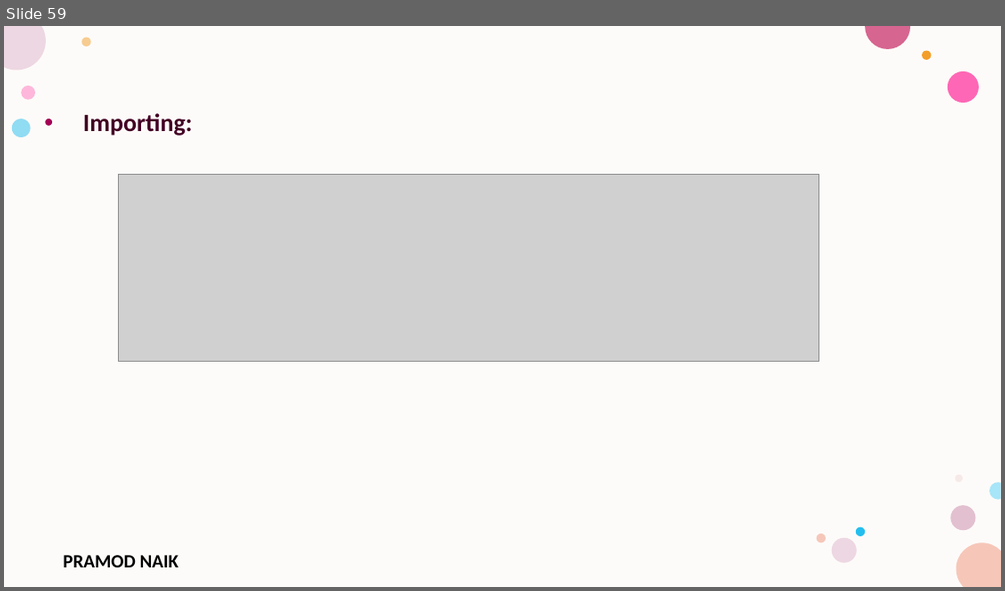
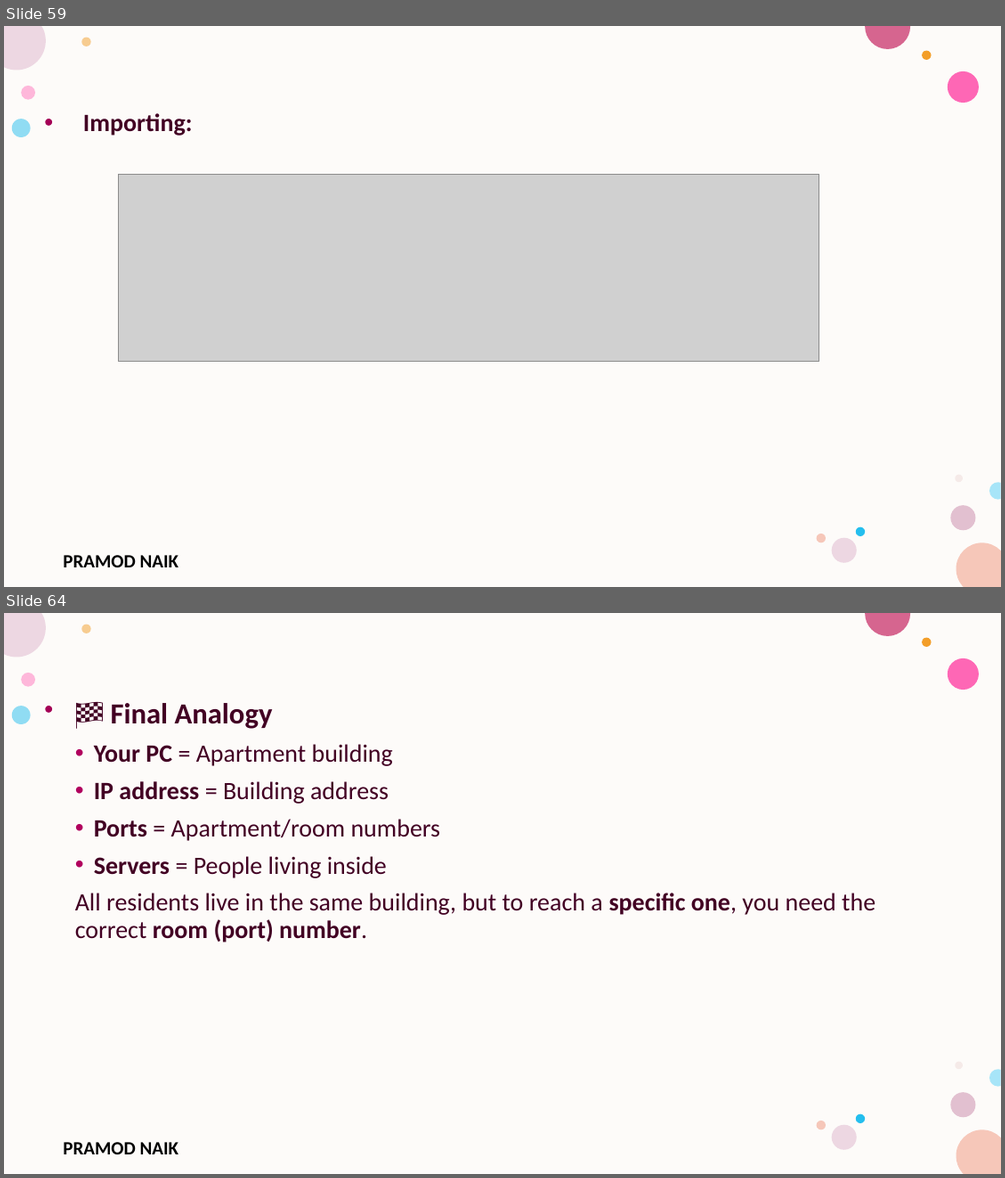
Before and after one commit to PRAMODNAIK-DEV/Node.js-Hands-on-Workshop, a slide deck: Node.js-Hands-on-Workshop 2025.pptx. Shown one above the other, each under a label of ours: slide 59 before the commit, slides 59 and 64 after it; the slides between them are not shown. The pictures are 1005x591 and 1005x1178 pixels, drawn with LibreOffice and Linux fonts; fonts in the diff are those of the drawing; grey boxes stand for pictures; background and template pictures are left out. Boxes give left, top, right and bottom in pixels: in the first picture for what was removed or moved away, otherwise in the second. Text is boxed around its words. In the diff, an @@ line names an element or a change of style, - is before the commit and + after.

```diff
--- a/Node.js-Hands-on-Workshop 2025.pptx
+++ b/Node.js-Hands-on-Workshop 2025.pptx
@@ slide 64 added at box(4, 613, 1001, 1174), background #FFFFFF; not listed: 17 template elements that a slide beside it also shows @@
@@ text added at box(75, 703, 875, 942), 24 pt, text #420023 @@
+🏁 Final Analogy
+• Your PC = Apartment building
+• IP address = Building address
+• Ports = Apartment/room numbers
+• Servers = People living inside
+All residents live in the same building, but to reach a specific one, you need the correct room (port) number.
```
Also in this commit, not shown: 18 other slides added, 2 other files.
